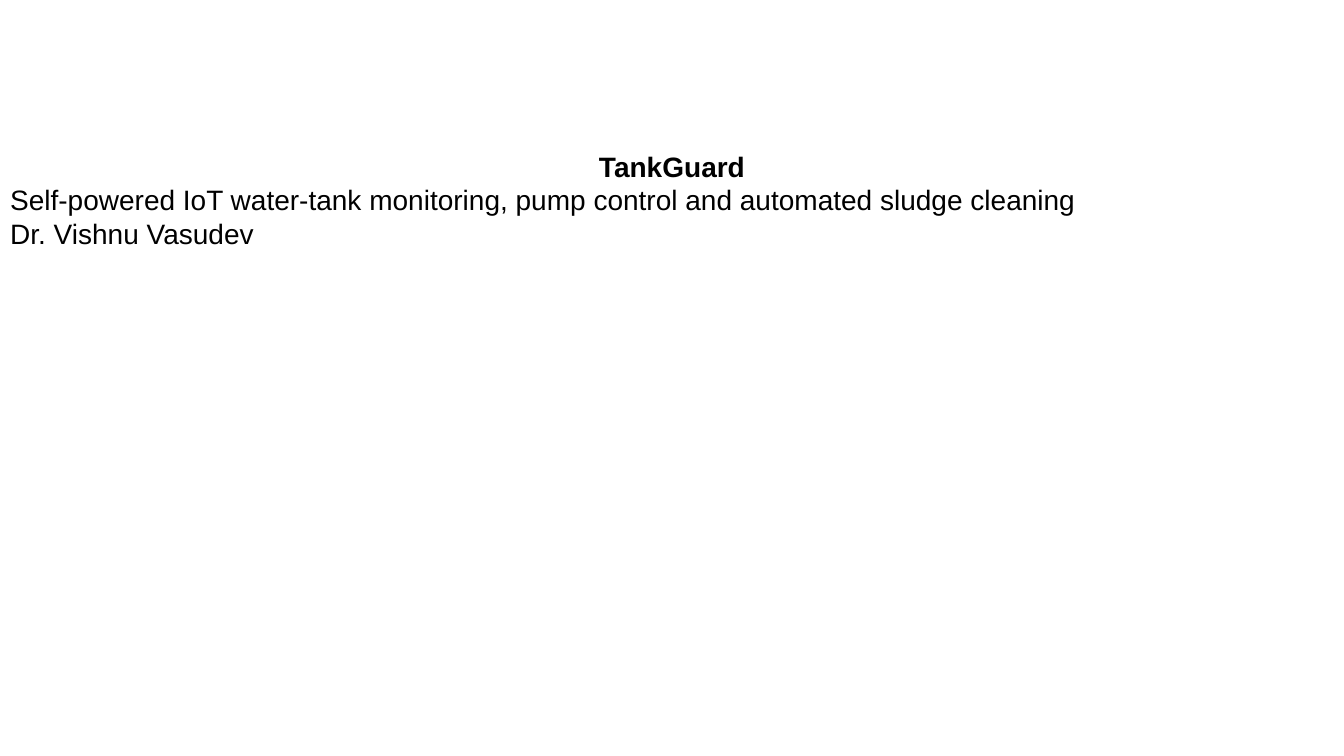
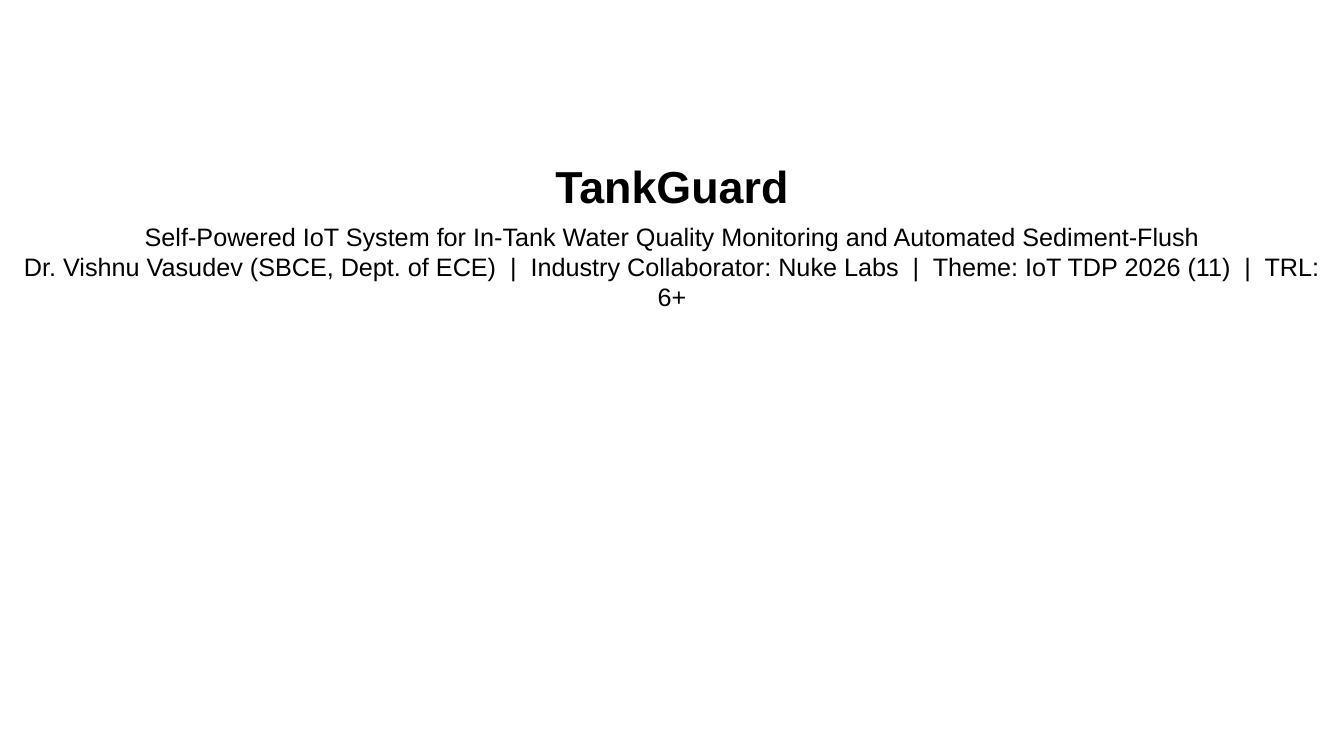
Before and after one commit to adithya-in/tankguard, a slide deck: slide 1 of docs/office/TankGuard_Presentation.pptx. Drawn at 1344x756 pixels with LibreOffice and Linux fonts; fonts in the diff are those of the drawing; background and template pictures are left out. Boxes give left, top, right and bottom in pixels: in the first picture for what was removed or moved away, otherwise in the second. Text is boxed around its words. In the diff, an @@ line names an element or a change of style, - is before the commit and + after.

```diff
--- a/docs/office/TankGuard_Presentation.pptx
+++ b/docs/office/TankGuard_Presentation.pptx
@@ text at (555,170,788,204): size 20 to 32 pt in "TankGuard" @@
@@ text at (24,227,1320,307): text changed; size 20 to 18 pt @@
-Self-powered IoT water-tank monitoring, pump control and automated sludge cleaning
-Dr. Vishnu Vasudev
+Self-Powered IoT System for In-Tank Water Quality Monitoring and Automated Sediment-Flush
+Dr. Vishnu Vasudev (SBCE, Dept. of ECE) | Industry Collaborator: Nuke Labs | Theme: IoT TDP 2026 (11) | TRL: 6+
```
Also in this commit, not shown: 12 other slides changed, 3 other files.
